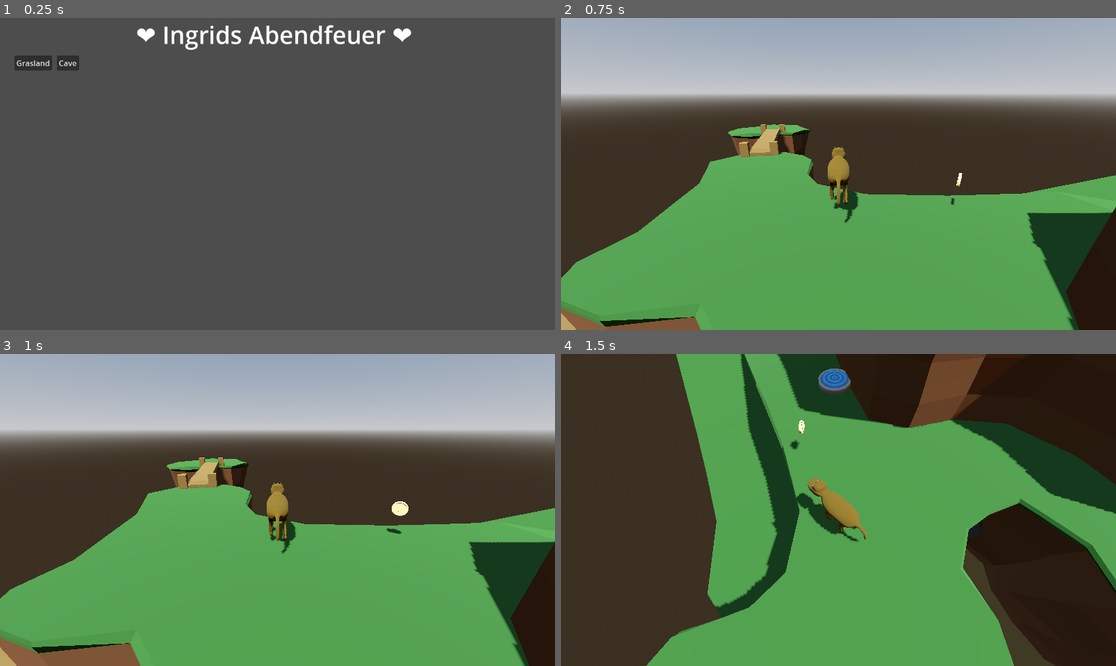
Above: before the commit, frames 1-4 (two rows, left to right).
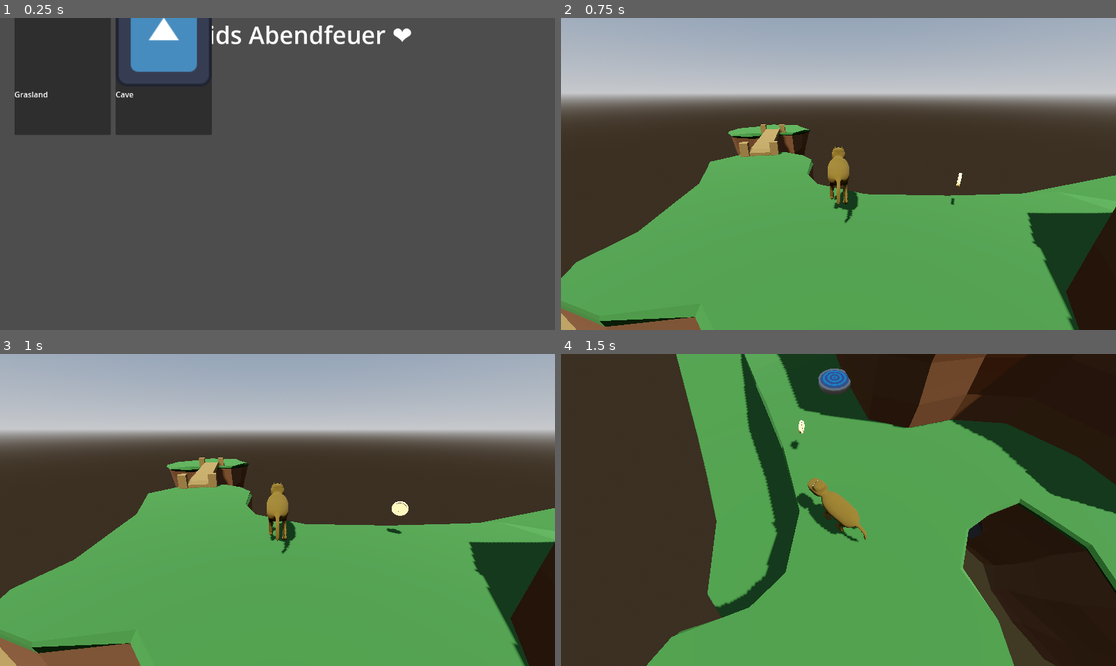
Above: after the commit, the same moments.

Repository: simonkuhlo/Ingrids-Abendfeuer
Game: Godot game, scene res://UI/MainMenu/main_menu.tscn
The game is run twice, just before and just after one commit, with the same random seed, the same clock (stepped at 60 frames per second) and the same inputs. Before the commit the project starts from res://main_menu.tscn. The engine's default icon, where the game draws it, is replaced by a stand-in: a white triangle on a blue panel in a dark square.
Inputs (mouse positions are in pixels of both pictures, inside the frame that each line leads up to):
- Up to frame 1 (0.25 s): no input
- Up to frame 2 (0.75 s): click (594, 61) at 0.5 s, where only the run before the commit has a clickable "Grasland"
- Up to frame 3 (1 s): no input
- Up to frame 4 (1.5 s): move the mouse to (866, 510) at 1.27 s; hold W (move_forwards) from 1.28 s (still down); hold Right mouse button (aim) from 1.28 s (still down)

The runs differ from the first frame. In frame 1, 11% of the frame differs, in the area x 2-39%, y 0-38%; in frame 2, nothing differs; in frame 3, nothing differs; in frame 4, nothing differs.

Commit message:
Ui improvements

Diff:
--- a/GlobalData.tscn
+++ b/GlobalData.tscn
@@ -1,7 +1,7 @@
 [gd_scene load_steps=4 format=3 uid="uid://b35rshsempyck"]
 
 [ext_resource type="Script" path="res://GlobalData.gd" id="1_fwt8d"]
-[ext_resource type="PackedScene" uid="uid://bg0iba53ubwr0" path="res://main_menu.tscn" id="2_kgfgu"]
+[ext_resource type="PackedScene" uid="uid://bg0iba53ubwr0" path="res://UI/MainMenu/main_menu.tscn" id="2_kgfgu"]
 [ext_resource type="PackedScene" uid="uid://cyee0rxwacafl" path="res://UI/PauseMenu/PauseMenu.tscn" id="3_minvf"]
 
 [node name="GlobalData" type="Node"]
--- /dev/null
+++ b/UI/LevelSelector/LevelButton/LevelButton.tscn
@@ -0,0 +1,27 @@
+[gd_scene load_steps=2 format=3 uid="uid://ddxgtfyhx5cjh"]
+
+[ext_resource type="Script" path="res://UI/LevelSelector/LevelButton/level_button.gd" id="1_pagf5"]
+
+[node name="LevelButton" type="Button" node_paths=PackedStringArray("name_label", "texture_rect")]
+custom_minimum_size = Vector2(200, 300)
+offset_right = 200.0
+offset_bottom = 300.0
+script = ExtResource("1_pagf5")
+name_label = NodePath("VBoxContainer/NameLabel")
+texture_rect = NodePath("VBoxContainer/PreviewImage")
+
+[node name="VBoxContainer" type="VBoxContainer" parent="."]
+layout_mode = 0
+offset_right = 40.0
+offset_bottom = 227.0
+
+[node name="PreviewImage" type="TextureRect" parent="VBoxContainer"]
+custom_minimum_size = Vector2(0, 200)
+layout_mode = 2
+expand_mode = 2
+
+[node name="NameLabel" type="Label" parent="VBoxContainer"]
+layout_mode = 2
+text = "Error"
+
+[connection signal="button_down" from="." to="." method="_on_button_down"]
--- /dev/null
+++ b/UI/LevelSelector/LevelButton/level_button.gd
@@ -0,0 +1,17 @@
+extends Button
+class_name LevelLoadButton
+
+@export var level_to_load: LevelResource
+@export_group("Linking")
+@export var name_label:Label
+@export var texture_rect:TextureRect
+
+func _ready():
+	pressed.connect(_on_pressed)
+	if level_to_load:
+		name_label.text = level_to_load.name
+		if level_to_load.preview_image:
+			texture_rect.texture = level_to_load.preview_image
+
+func _on_pressed() -> void:
+	GlobalData.load_level(level_to_load)
--- a/UI/MainMenu/LevelSelector.tscn
+++ b/UI/LevelSelector/LevelSelector.tscn
@@ -1,9 +1,10 @@
-[gd_scene load_steps=5 format=3 uid="uid://bry7lrojdg0mp"]
+[gd_scene load_steps=6 format=3 uid="uid://bry7lrojdg0mp"]
 
-[ext_resource type="Script" path="res://UI/MainMenu/level_selector.gd" id="1_g08yb"]
+[ext_resource type="Script" path="res://UI/LevelSelector/level_selector.gd" id="1_g08yb"]
 [ext_resource type="Script" path="res://Maps/level_resource.gd" id="2_yc0dt"]
 [ext_resource type="Resource" uid="uid://d1wgcyti2ntdc" path="res://Maps/01 Grasland/01-Grasland.tres" id="3_ehdlr"]
 [ext_resource type="Resource" uid="uid://wuoopnkw3tt7" path="res://Maps/02 Cave/02-Cave.tres" id="4_eq8fr"]
+[ext_resource type="PackedScene" uid="uid://ddxgtfyhx5cjh" path="res://UI/LevelSelector/LevelButton/LevelButton.tscn" id="5_8i2ns"]
 
 [node name="LevelSelector" type="Control" node_paths=PackedStringArray("level_list")]
 layout_mode = 3
@@ -15,6 +16,7 @@
 script = ExtResource("1_g08yb")
 listed_levels = Array[ExtResource("2_yc0dt")]([ExtResource("3_ehdlr"), ExtResource("4_eq8fr")])
 level_list = NodePath("MarginContainer/LevelList")
+level_load_button_scene = ExtResource("5_8i2ns")
 
 [node name="MarginContainer" type="MarginContainer" parent="."]
 layout_mode = 1
--- a/UI/MainMenu/level_selector.gd
+++ b/UI/LevelSelector/level_selector.gd
@@ -3,9 +3,11 @@
 @export var listed_levels:Array[LevelResource] = []
 
 @export var level_list:Container
+@export var level_load_button_scene:PackedScene
 
 # Called when the node enters the scene tree for the first time.
 func _ready():
 	for level in listed_levels:
-		var button_instance = LevelLoadButton.new(level)
+		var button_instance:LevelLoadButton = level_load_button_scene.instantiate()
+		button_instance.level_to_load = level
 		level_list.add_child(button_instance)
--- a/UI/MainMenu/LevelButton/LevelButton.tscn
+++ /dev/null
@@ -1,14 +0,0 @@
-[gd_scene load_steps=2 format=3 uid="uid://ddxgtfyhx5cjh"]
-
-[ext_resource type="Script" path="res://UI/MainMenu/LevelButton/level_button.gd" id="1_pagf5"]
-
-[node name="LevelButton" type="Button"]
-anchors_preset = -1
-anchor_right = 0.042
-anchor_bottom = 0.048
-offset_right = -48.384
-offset_bottom = -31.104
-text = "Error"
-script = ExtResource("1_pagf5")
-
-[connection signal="button_down" from="." to="." method="_on_button_down"]
--- a/UI/MainMenu/LevelButton/level_button.gd
+++ /dev/null
@@ -1,15 +0,0 @@
-extends Button
-class_name LevelLoadButton
-
-@export var level_to_load: LevelResource
-
-func _init(level:LevelResource = level_to_load):
-	level_to_load = level
-	if level_to_load:
-		text = level_to_load.name
-
-func _ready():
-	pressed.connect(_on_pressed)
-
-func _on_pressed() -> void:
-	GlobalData.load_level(level_to_load)
--- a/main_menu.tscn
+++ b/UI/MainMenu/main_menu.tscn
@@ -1,6 +1,6 @@
 [gd_scene load_steps=3 format=3 uid="uid://bg0iba53ubwr0"]
 
-[ext_resource type="PackedScene" uid="uid://bry7lrojdg0mp" path="res://UI/MainMenu/LevelSelector.tscn" id="1_cxonu"]
+[ext_resource type="PackedScene" uid="uid://bry7lrojdg0mp" path="res://UI/LevelSelector/LevelSelector.tscn" id="1_cxonu"]
 
 [sub_resource type="LabelSettings" id="LabelSettings_uo2p3"]
 font_size = 50
--- a/project.godot
+++ b/project.godot
@@ -11,7 +11,7 @@
 [application]
 
 config/name="Ingos Abenteuer Testing"
-run/main_scene="res://main_menu.tscn"
+run/main_scene="res://UI/MainMenu/main_menu.tscn"
 config/features=PackedStringArray("4.3", "Forward Plus")
 run/max_fps=120
 config/icon="res://icon.svg"
